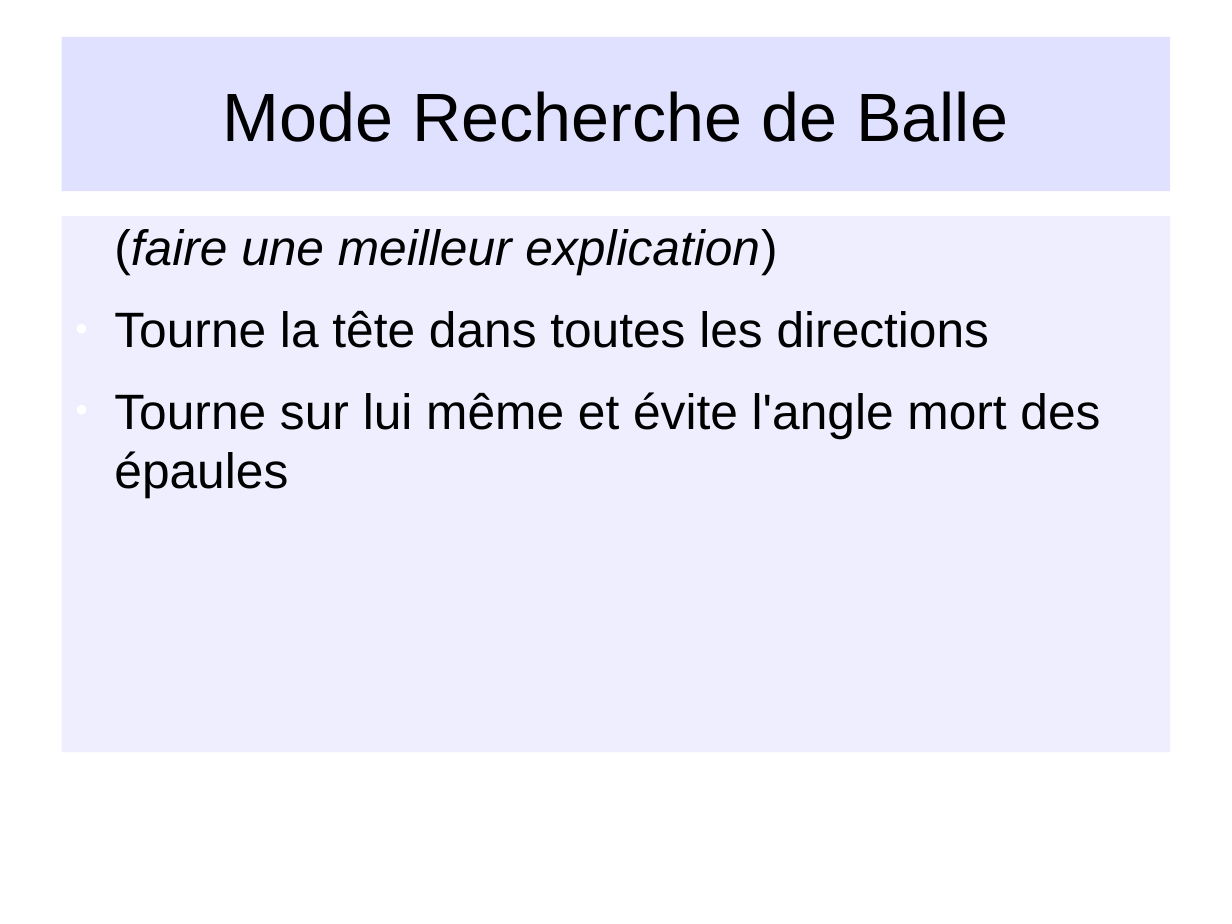
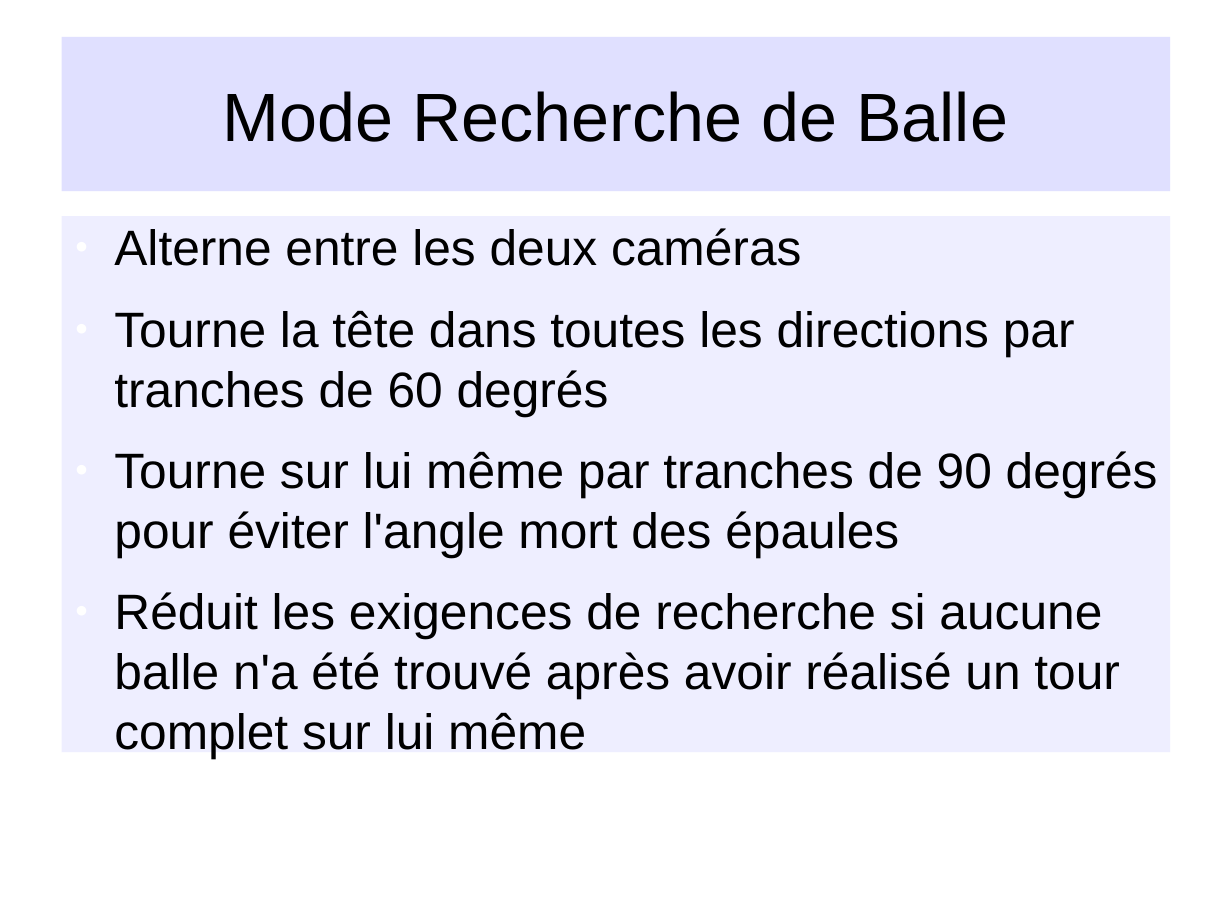
Before and after one commit to NesKaphe/nao-p7, a slide deck: slide 18 of documents/diaporama/diapo_nao.odp (slide 11 before the commit). Drawn at 1232x924 pixels with LibreOffice and Linux fonts; fonts in the diff are those of the drawing; background and template pictures are left out. Boxes give left, top, right and bottom in pixels: in the first picture for what was removed or moved away, otherwise in the second. Text is boxed around its words. In the diff, an @@ line names an element or a change of style, - is before the commit and + after.

```diff
--- a/documents/diaporama/diapo_nao.odp
+++ b/documents/diaporama/diapo_nao.odp
@@ text at [114,228,1158,758]: text changed @@
-(faire une meilleur explication)
-● Tourne la tête dans toutes les directions
-● Tourne sur lui même et évite l'angle mort des épaules
+● Alterne entre les deux caméras
+● Tourne la tête dans toutes les directions par tranches de 60 degrés
+● Tourne sur lui même par tranches de 90 degrés pour éviter l'angle mort des épaules
+● Réduit les exigences de recherche si aucune balle n'a été trouvé après avoir réalisé un tour complet sur lui même
```
Also in this commit, not shown: 5 other slides changed, 8 slides added, 13 other files.
